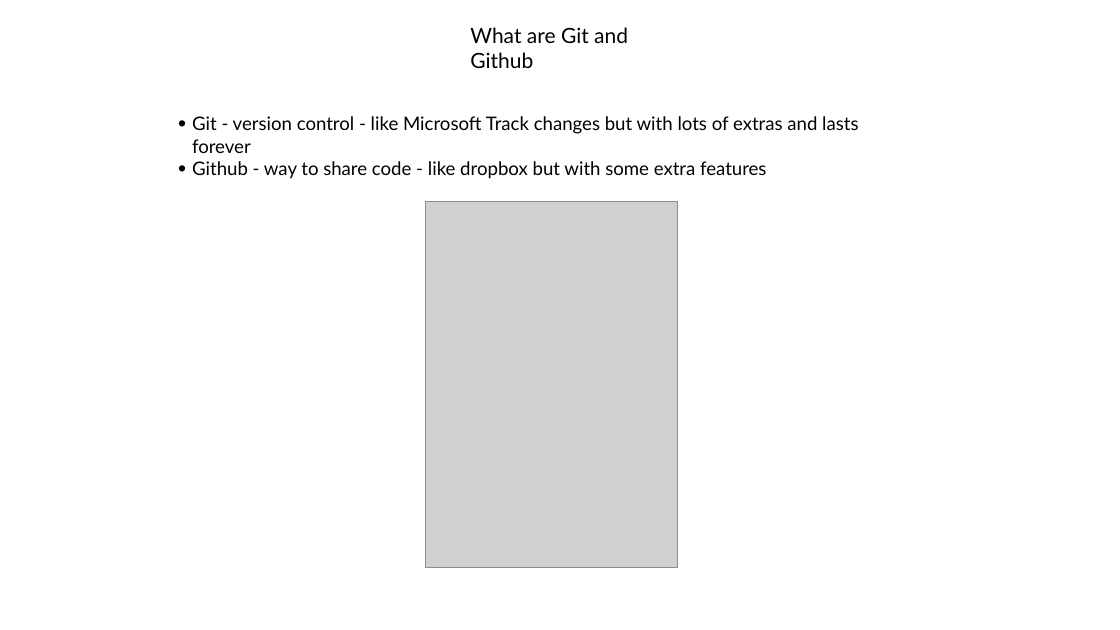
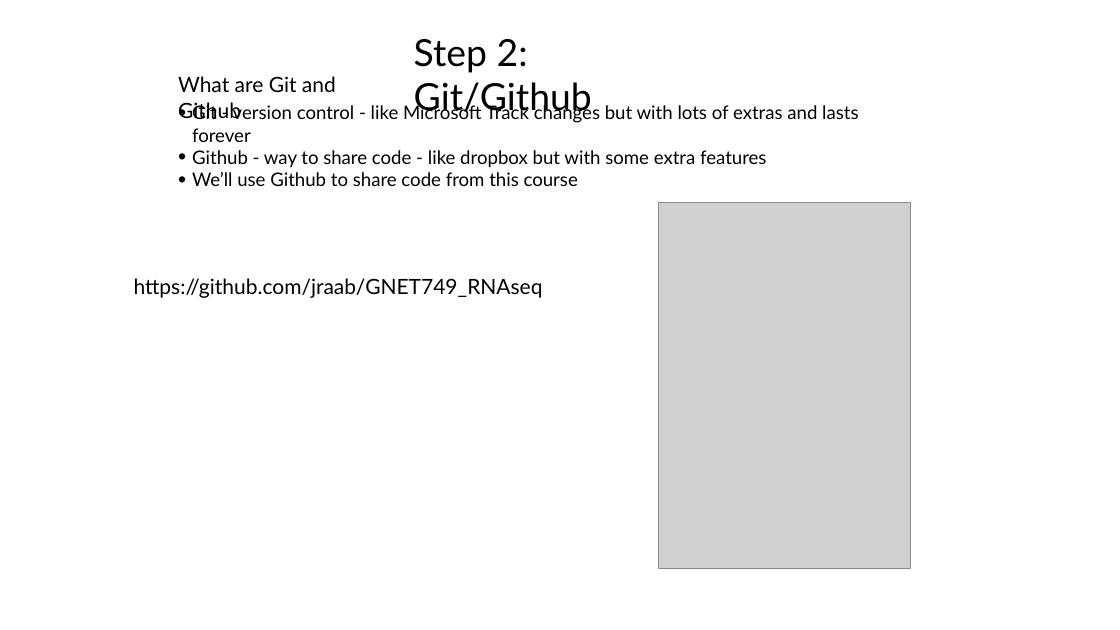
Before and after one commit to jraab/GNET749_RNAseq, a slide deck: slide 7 of lectures/2024_GNET749_Lecture1.pptx. Drawn at 1120x630 pixels with LibreOffice and Linux fonts; fonts in the diff are those of the drawing; grey boxes stand for pictures. Boxes give left, top, right and bottom in pixels: in the first picture for what was removed or moved away, otherwise in the second. Text is boxed around its words. In the diff, an @@ line names an element or a change of style, - is before the commit and + after.

```diff
--- a/lectures/2024_GNET749_Lecture1.pptx
+++ b/lectures/2024_GNET749_Lecture1.pptx
@@ text added at (414, 39, 592, 118), 32 pt, text #000000 @@
+Step 2: Git/Github
@@ text "What are Git and Github": place and size @@
-text "What are Git and Github" at (470, 27, 628, 68)
+text "What are Git and Github" at (178, 76, 336, 119)
@@ text "Git - version control - ...": place and size @@
-text "Git - version control - ..." at (192, 116, 858, 179)
+text "Git - version control - ..." at (192, 103, 858, 186)
@@ text at (192, 172, 578, 186): paragraph added @@
+• We’ll use Github to share code from this course
@@ picture: place and size @@
-picture at (425, 202, 678, 567)
+picture at (659, 202, 912, 568)
@@ text added at (134, 278, 543, 298), 18 pt, text #000000 @@
+https://github.com/jraab/GNET749_RNAseq
```
Also in this commit, not shown: 7 other slides changed, 1 other file.
